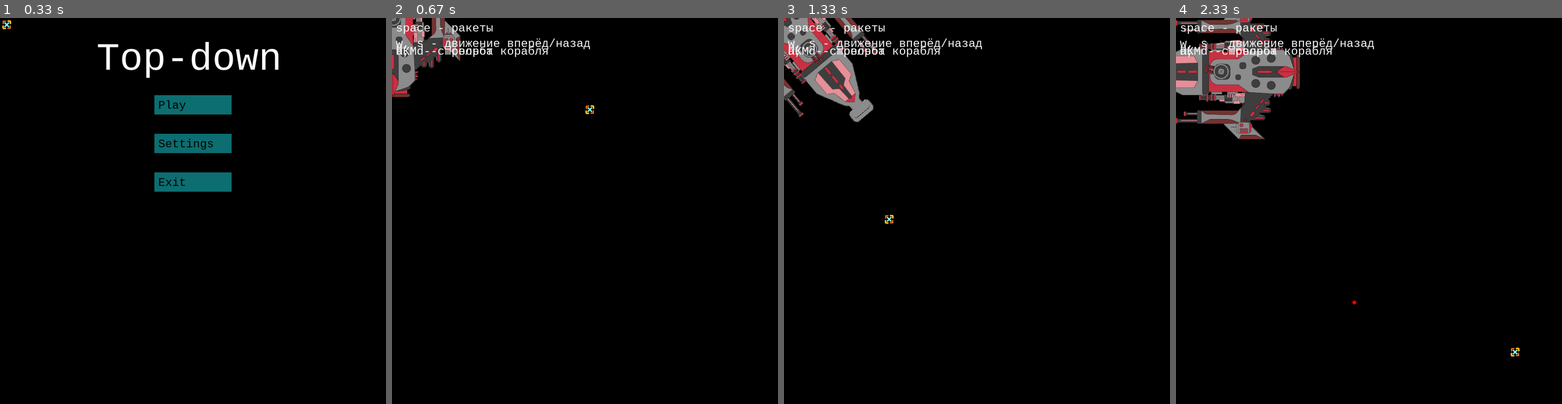
Above: before the commit, frames 1-4 (left to right).
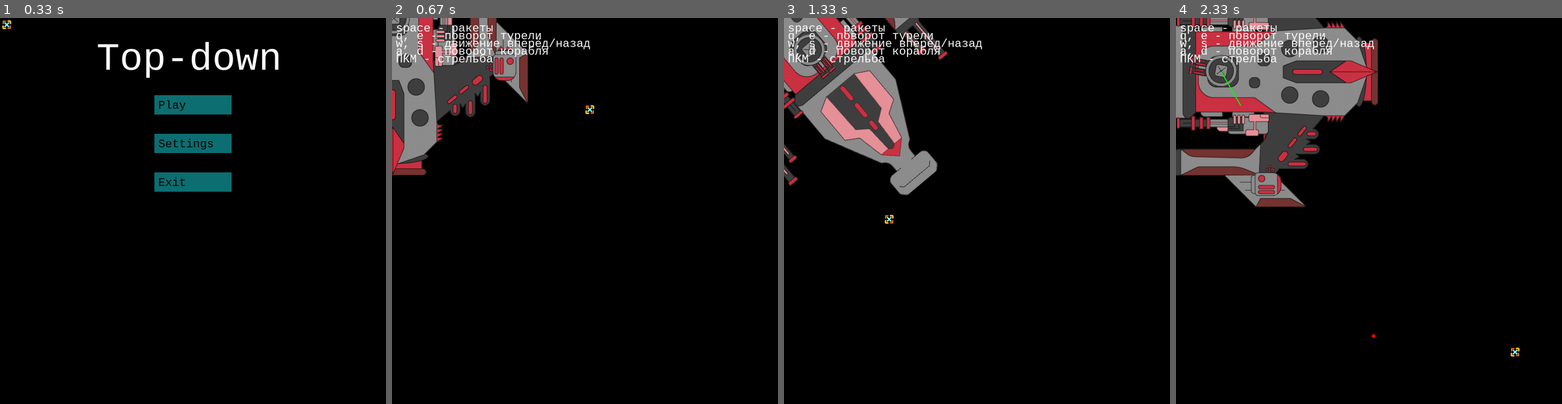
Above: after the commit, the same moments.

Repository: XORandom/pygame_templates
Game: pygame game, started from src/top_down.py
Two runs of this game, one before a commit and one after it. Both use one fixed random seed, a clock stepped at 60 frames per second and the inputs below.
Inputs (mouse positions are in pixels of both pictures, inside the frame that each line leads up to):
- Up to frame 1 (0.33 s): no input
- Up to frame 2 (0.67 s): click "Play" at 0.38 s
- Up to frame 3 (1.33 s): hold D 0.67-1.13 s; move the mouse to (1100, 199) at 0.7 s; hold W from 1.17 s (still down); move the mouse to (884, 214) at 1.2 s; tap Space at 1.23 s; tap E at 1.32 s
- Up to frame 4 (2.33 s): release W at 1.47 s; right-click (1426, 75) at 1.55 s; hold D 1.83-2.3 s; tap Space at 1.9, 2.2 s; click (1511, 346) at 1.92 s; tap X at 1.98 s

Frame 1 is identical in both runs. In frame 2, 8.3% of the frame differs, in the area x 0-39%, y 0-41%; in frame 3, 9.7%; in frame 4, 16%, in the area x 0-53%, y 0-83%.

Commit message:
version = "0.1.3.3"
Добавлены настройки и их сохранение в базовом виде
Сделано смещение вылетающих снарядов относительно ствола

Diff:
--- a/pyproject.toml
+++ b/pyproject.toml
@@ -1,6 +1,6 @@
 [project]
 name = "pygame-templates"
-version = "0.1.3.2"
+version = "0.1.3.3"
 description = "Examples of game blanks using the pygame, for beginners"
 readme = "README.md"
 requires-python = ">=3.12"
--- a/src/top_down.py
+++ b/src/top_down.py
@@ -2,7 +2,10 @@
 # requires-python = ">=3.12"
 # dependencies = [
 # pygame-ce,
-# numpy
+# numpy,
+# math,
+# json,
+# PIL
 # ]
 # [tool.uv]
 # exclude-newer = "2025-02-12T00:00:00Z"
@@ -12,39 +15,70 @@
 import pygame
 import numpy as np
 import math
+import json
 from os import walk
 
+
+
+
+# Сохранение и загрузка позволяют нам работать с настройками пользователя
+# а также сохранять прогресс и уровни
+user_settings_dict = {}
+
+def save_game_data(data: list):
+    """
+    Сохраняем данные в JSON.
+
+
+    :param data: список, содержит ровно 1 ключ и 1 значение, которое в данный момент изменяется
+    :return:
+    """
+    user_settings_dict[data[0]] = data[1]
+
+    # json_object = json.dumps(user_settings_dict, indent=4)
+    # with open("./user_data/user_settings.json", "w") as outfile:
+    #     outfile.write(json_object)
+    # Или так
+    with open("./user_data/user_settings.json", "w") as outfile:
+        json.dump(user_settings_dict, outfile)
+    pass
+
+def load_game_data():
+    with open("./user_data/user_settings.json", "r") as openfile:
+        user_settings_dict = json.load(openfile)
+    return user_settings_dict
+
+user_settings_dict = load_game_data()
+
+
 pygame.init()
 
-WIDTH = 1000
+WIDTH = user_settings_dict["widht"]
 "Ширина окна игры"
-HEIGHT = 1000
+HEIGHT = user_settings_dict["height"]
 "Высота окна игры"
 screen = pygame.display.set_mode((WIDTH, HEIGHT))  # Создание окна игры с параметрами ширины и высоты окна
 pygame.display.set_caption("Top-down")  # Название нашей игры
 game_icon = pygame.image.load('assets/sprite/top-down_icon.png')
 pygame.display.set_icon(game_icon)  # Иконка нашей игры
+grab_cursor: bool = user_settings_dict["grab_cursor"]
+"""Курсор заблокирован"""
+pygame.event.set_grab(grab_cursor)  # Блокирует перемещение мыши за границу экрана
 
 # Контроль FPS
 clock = pygame.time.Clock()
-FPS = 30
+FPS = user_settings_dict["fps"]
 "Скорость игры"
 
 # Игровые переменные
 current_scene: str = "menu"
 "Текущая сцена"
-volume = 0.1
+volume = user_settings_dict["volume"]
 "Громкость музыки"
-image_scale = 0.5
+image_scale = user_settings_dict["image_scale"]
 "масштаб изображенйи в игре"
 
-slow = 8
-"Скорость анимации (idle, hit, game_over)"
-slow_roll = 4
-"Скорость анимации (roll)"
-slow_run = 2
-"Скорость анимации (run)"
-barrel_offset = (0, 0)
+barrel_offset = (100, 0) * image_scale
 "Настраиваемое смещение дула турели"
 
 # Флаги
@@ -86,6 +120,10 @@
 
 # Игровые функции
 """Игра, меню, настройки, главный экран - это все игровые циклы. Я могу поочередно переключать их"""
+
+
+
+
 
 
 def button(text: str, x: int, y: int, width: int, height: int,
@@ -299,7 +337,7 @@
     :return: ничего, но на экране должен отрисоваться корабль
     """
 
-
+    player_surf.fill(pygame.Color(0,0,0,0))
     # Размещаем корабль на поверхности
     player_surf.blit(move_set[1], (0,0))
 
@@ -405,6 +443,19 @@
                 switch_scene("exit")
         screen.fill("black")
         screen.blit(font_text.render("Это настройки!", True, "white"), (50, 50))
+
+        button("Settings", WIDTH // 2 - 100, 400, 200, 50,
+                action=switch_scene, action_arg="settings")
+        button(f"Масштабирование | {grab_cursor}", WIDTH // 2 - 100, 500, 200, 50,
+                action=save_game_data, action_arg=["image_scale", 1])
+        button(f"Захват курсора | {grab_cursor}", WIDTH // 2 - 100, 600, 200, 50,
+                action=save_game_data, action_arg=["grab_cursor", False])
+        button(f"Громкость музыки | {volume}", WIDTH // 2 - 100, 700, 200, 50,
+                action=save_game_data, action_arg=["volume", 0])
+        button("Выход", WIDTH // 2 - 100, 800, 200, 50,
+                action=switch_scene, action_arg="exit")
+        if flag_custom_cursor:
+            screen.blit(cursor_image, pygame.mouse.get_pos())
         pygame.display.flip()
 
 
@@ -443,6 +494,39 @@
 
     # Удаляем снаряды, вышедшие за пределы экрана
     projectiles = [p for p in projectiles if 0 < p["x"] < WIDTH and 0 < p["y"] < HEIGHT]
+
+
+def update_homing_projectile(projectiles: list[dict], target: list|tuple):
+    """
+    Обновляем самонаводящиеся снаряды
+    Пока что все они будут преследовать одну цель
+    Это можно при желании изменить
+
+    """
+
+
+
+    for projectile in projectiles:
+        # Находим евклидово расстояние до цели
+        # dist_to_target = math.sqrt(pow(projectile["x"]-target.x, 2)+pow(projectile["y"]-target.y, 2))
+        # или так, находим гипотенузу
+        # dist_to_target = math.hypot(target.x - projectile["x"], target.y - pow(projectile["y"])
+        # или используя встроенные функции
+        dist_to_target = pygame.math.Vector2(projectile["x"], projectile["y"]).distance_to((target.x, target.y))
+
+        # находим угол до цели
+        angle_to_target = pygame.math.Vector2().angle_to(dist_to_target)
+        print(f"{dist_to_target} an {angle_to_target}")
+
+        projectile["dir_x"] = angle_to_target.x
+        projectile["dir_y"] = angle_to_target.y
+
+
+        projectile["x"] += projectile["dir_x"] * projectile["speed"]
+        projectile["y"] += projectile["dir_y"] * projectile["speed"]
+
+
+    pass
 
 
 def game():
@@ -464,6 +548,8 @@
     angle_turret = 180
     angle_ship = 0
     projectiles = []
+    offset_x = 0
+    offset_y = 0
     "Список для хранения снарядов"
 
 
@@ -486,7 +572,7 @@
                     # sin(заданный угол) возвращает значение противоположной (углу) стороны треугольника (катета), делённое на гипотенузу
                     # есть еще арктангенс для обеих осей
                     offset_x = barrel_offset[0] * math.cos(total_angle)
-                    offset_y = barrel_offset[0] * math.sin(total_angle)
+                    offset_y = barrel_offset[0] * -math.sin(total_angle)
 
                     # Так как наш корабль тоже поворачивается, надо это учитывать
                     direction_x = math.cos(total_angle) # -90, так как турель по умолчанию повернута вниз, а не вправо
@@ -549,12 +635,15 @@
 
         render_ship(turret_angle=angle_turret, player_pos=(x,y), player_angle=angle_ship, full_rocket=full_rocket)
 
+
+        pygame.draw.line(screen, "green", (x+offset_x, y+offset_y), (x, y), 3)
+
         screen.blit(font_text.render("space - ракеты", True, "white"), (10, 10))
-        # screen.blit(font_text.render("q, e - поворот турели", True, "white"), (10, 30))
+        screen.blit(font_text.render("q, e - поворот турели", True, "white"), (10, 30))
         # screen.blit(font_text.render("w, s, a, d - движение", True, "white"), (10, 50))
         screen.blit(font_text.render("w, s - движение вперёд/назад", True, "white"), (10, 50))
         screen.blit(font_text.render("a, d - поворот корабля", True, "white"), (10, 70))
-        screen.blit(font_text.render("ПКМ - стрельба", True, "white"), (10, 70))
+        screen.blit(font_text.render("ПКМ - стрельба", True, "white"), (10, 90))
 
 
         update_projectile(projectiles)
--- /dev/null
+++ b/user_data/user_settings.json
@@ -0,0 +1,10 @@
+{
+    "volume": 0,
+    "fps": 30,
+    "image_scale": 1,
+    "frame_skip": true,
+    "fullscreen": false,
+    "grab_cursor": false,
+    "widht": 1000,
+    "height": 1000
+}
